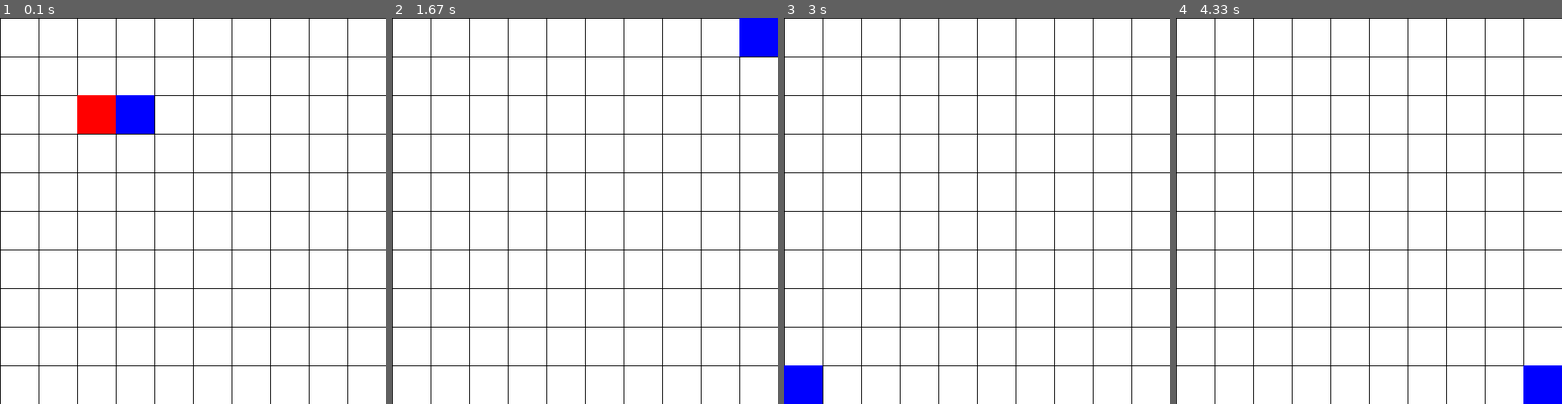
Above: before the commit, frames 1-4 (left to right).
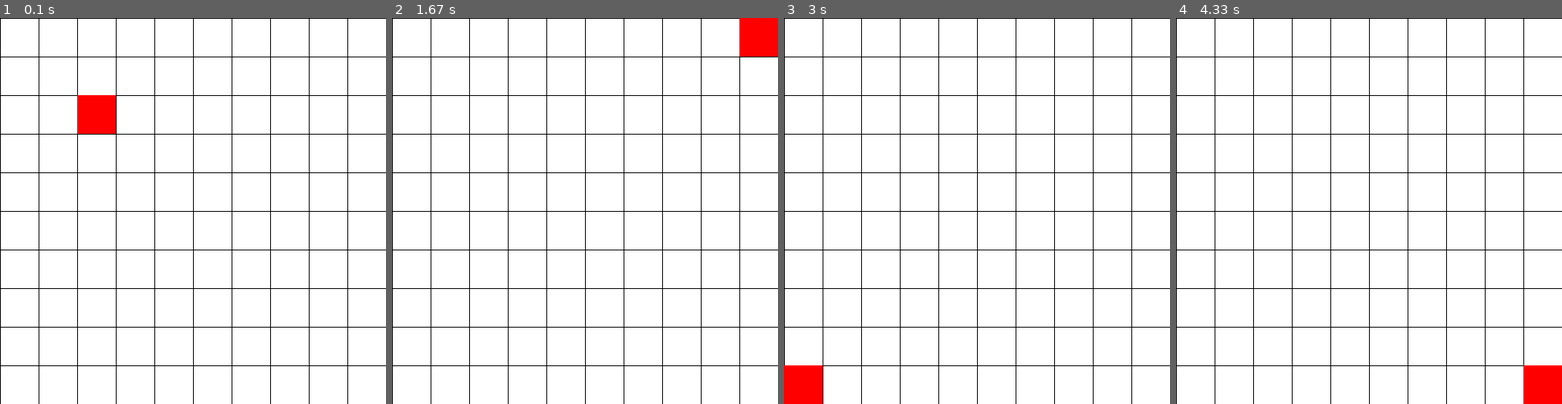
Above: after the commit, the same moments.

Repository: kobili/pygame-snake
Game: pygame game, started from main.py
The game is run twice, just before and just after one commit, with the same random seed, the same clock (stepped at 60 frames per second) and the same inputs.
Inputs:
- Up to frame 1 (0.1 s): no input
- Up to frame 2 (1.67 s): hold Right 0.33-0.8 s; hold Up 0.83-1.13 s
- Up to frame 3 (3 s): hold Left 1.67-2.2 s; hold Down 2.23-2.53 s
- Up to frame 4 (4.33 s): hold Up 3-3.37 s; hold Right 3.4-4.03 s; hold Down from 4.07 s (still down)

The runs differ from the first frame. In frame 1, 1.0% of the frame differs, in the area x 30-40%, y 20-30%; in frame 2, 1.0%; in frame 3, 1.0%; in frame 4, 1.0%.

Commit message:
Clamp the position of the snake head to within the window

Diff:
--- a/snake.py
+++ b/snake.py
@@ -34,7 +34,7 @@
 
         self.segments = [
             SnakeSegment(head_x, head_y, HEAD_COLOUR, segment_size),
-            SnakeSegment(head_x, head_y - segment_size, BODY_COLOUR, segment_size)    # put this body segment above the head to start
+            # SnakeSegment(head_x, head_y - segment_size, BODY_COLOUR, segment_size)    # put this body segment above the head to start
         ]
 
     def update(self, pressed):
